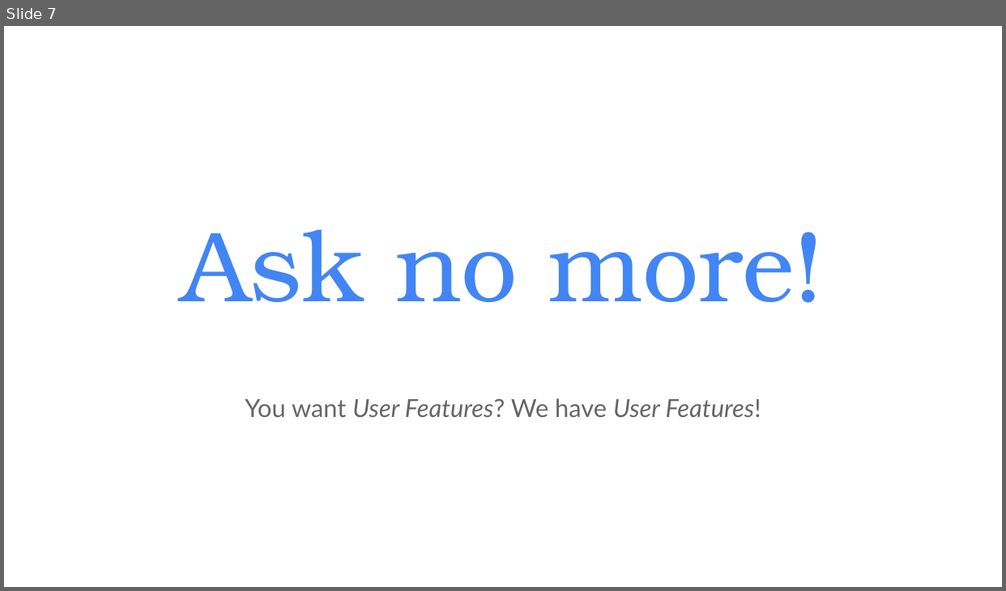
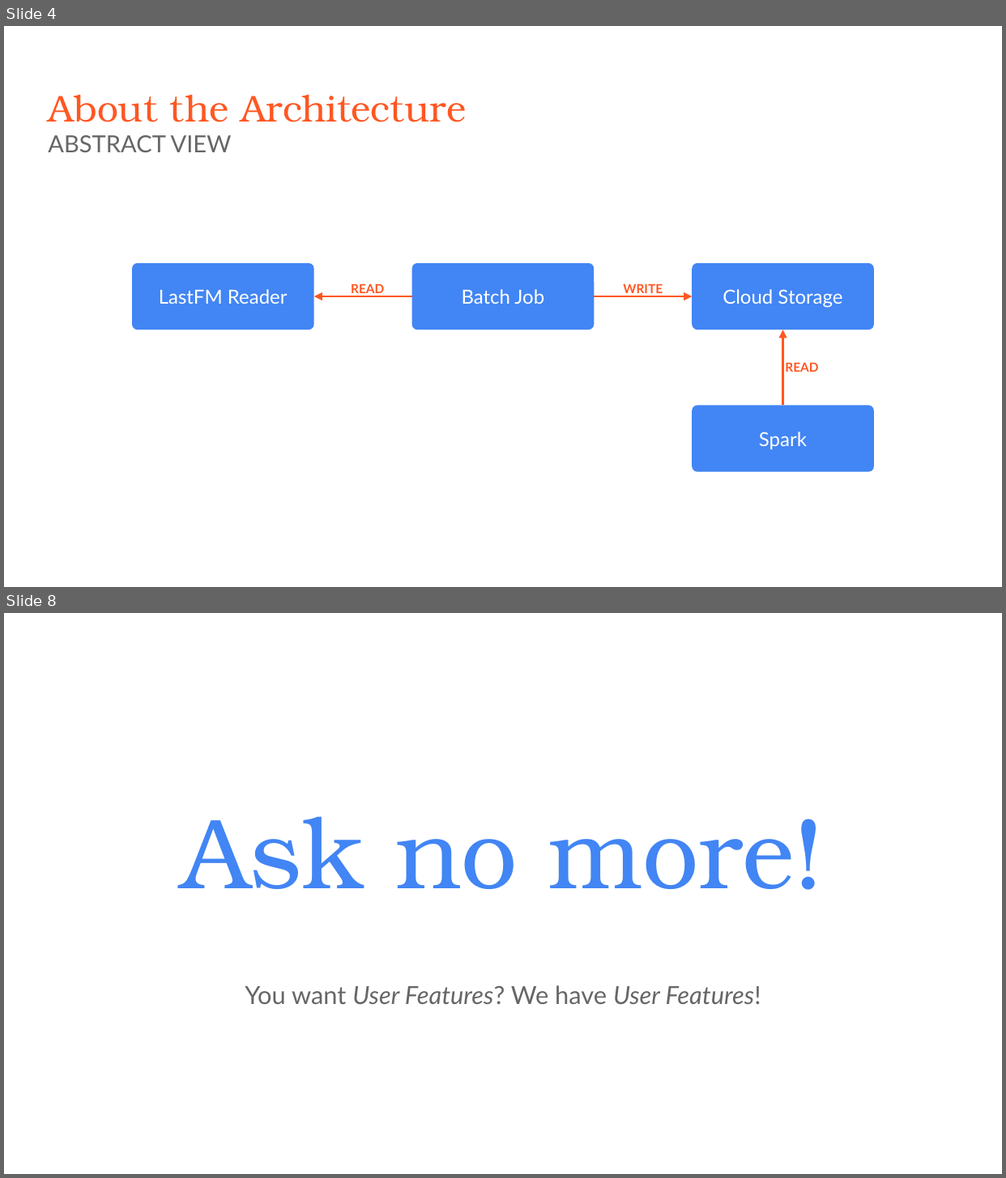
Before and after one commit to aliswh/lastfm, a slide deck: presentazione.pptx. Shown one above the other, each under a label of ours: slide 7 before the commit, slides 4 and 8 after it; the slides between them are not shown. The pictures are 1006x591 and 1006x1178 pixels, drawn with LibreOffice and Linux fonts; fonts in the diff are those of the drawing. Boxes give left, top, right and bottom in pixels: in the first picture for what was removed or moved away, otherwise in the second. Text is boxed around its words. In the diff, an @@ line names an element or a change of style, - is before the commit and + after.

```diff
--- a/presentazione.pptx
+++ b/presentazione.pptx
@@ slide 4 added at box(4, 26, 1002, 587), background #FFFFFF @@
@@ title added at box(48, 95, 466, 152), 27 pt, text #FF5722 @@
+About the Architecture
+ABSTRACT VIEW
@@ rounded rectangle added at box(132, 263, 313, 331), fill #4285F4, 14 pt, text #FFFFFF @@
+LastFM Reader
@@ rounded rectangle added at box(412, 263, 594, 331), fill #4285F4, 14 pt, text #FFFFFF @@
+Batch Job
@@ rounded rectangle added at box(692, 263, 873, 331), fill #4285F4, 14 pt, text #FFFFFF @@
+Cloud Storage
@@ text added at box(351, 284, 384, 297), 9 pt, text #FF5722, bold @@
+READ
@@ text added at box(623, 284, 663, 297), 9 pt, text #FF5722, bold @@
+WRITE
@@ arrow added from (412, 297) to (314, 297), #FF5722 1.5 pt @@
@@ arrow added from (594, 297) to (692, 297), #FF5722 1.5 pt @@
@@ arrow added from (783, 405) to (783, 331), #FF5722 1.5 pt @@
@@ text added at box(785, 363, 818, 372), 9 pt, text #FF5722, bold @@
+READ
@@ rounded rectangle added at box(692, 405, 873, 472), fill #4285F4, 14 pt, text #FFFFFF @@
+Spark
@@ what was slide 7 is now slide 8 @@
```
Also in this commit, not shown: 5 slides changed, 6 other slides added, 5 slides removed, 2 other files.
